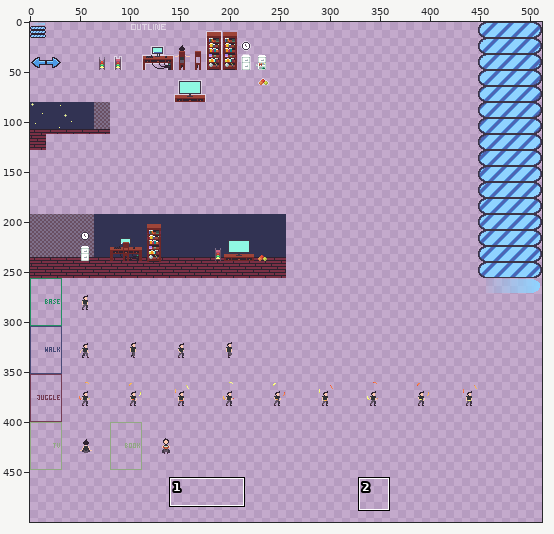
Two versions of one sprite sheet, res/textures/textures.png. Above: a wide view before the commit, with the close-up outlined.
Close-up. Before the commit:
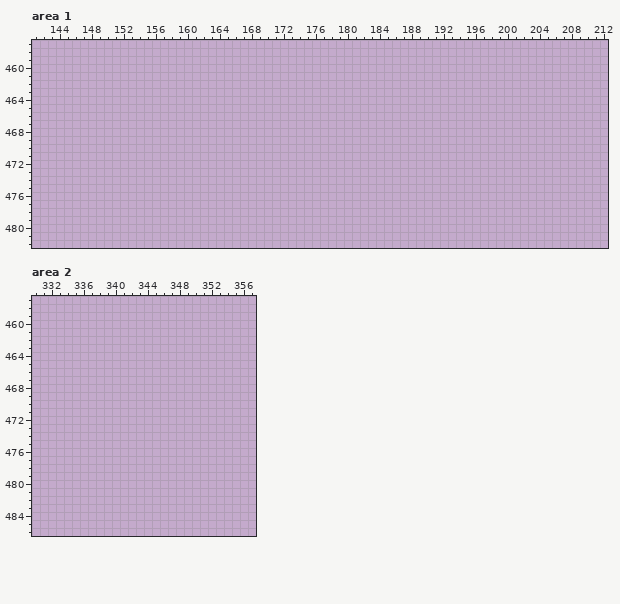
The file is 512x512 pixels. Pixels under 10% opacity are left out. Colours within 5 levels of each other are drawn and written as one. Shown: area 1: x 141..212, y 457..482; area 2: x 330..357, y 457..486. The wide view leaves out empty margins. The commit also changed other parts of the picture, which this record leaves out.
Once edited:
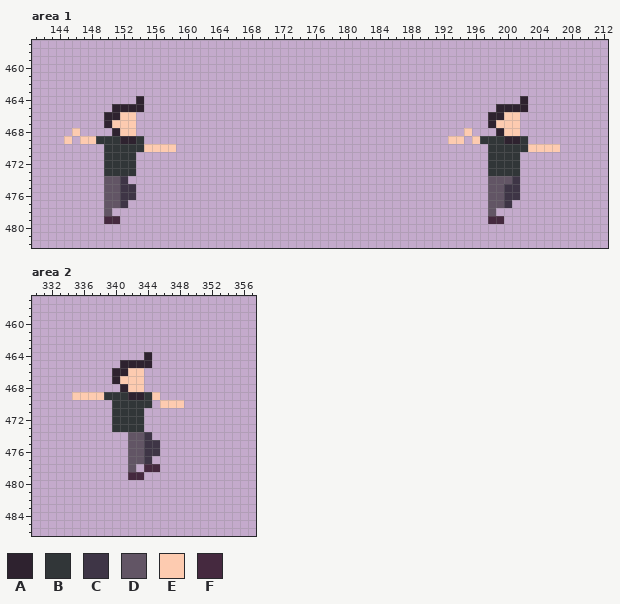
Palette (. is transparent): A #2e222f  B #313638  C #3e3546  D #625565  E #fdcbb0  F #45293f
Changes in this commit:
Area 1:
Colour A now appears in row 464 at x 154 and 202; in row 465 at x 151 to 154 and 199 to 202; in row 466 at x 150 to 151 and 198 to 199; in row 467 at x 150 and 198; in row 468 at x 151 and 199; in row 469 at x 152 to 153 and 200 to 201.
Colour B now appears in row 469 at x 149 to 151, 154, 197 to 199 and 202; in row 470 at x 150 to 154 and 198 to 202; in rows 471 to 473 at x 150 to 153 and 198 to 201.
Colour C now appears in row 474 at x 152 and 201; in rows 475 to 476 at x 152 to 153 and 200 to 201; in row 477 at x 152 and 200.
Colour D now appears in row 474 at x 150 to 151 and 198 to 200; in rows 475 to 477 at x 150 to 151 and 198 to 199; in row 478 at x 150 and 198.
Colour E now appears in row 466 at x 152 to 153 and 200 to 201; in row 467 at x 151 to 153 and 199 to 201; in row 468 at x 146, 152 to 153, 195 and 200 to 201; in row 469 at x 145, 147 to 148, 193 to 194 and 196; in row 470 at x 155 to 158 and 203 to 206.
Colour F now appears in row 479 at x 150 to 151 and 198 to 199.
Area 2:
Colour A now appears in row 464 at x 344; in row 465 at x 341 to 344; in row 466 at x 340 to 341; in row 467 at x 340; in row 468 at x 341; in row 469 at x 342 to 343.
Colour B now appears in row 469 at x 339 to 341 and 344; in row 470 at x 340 to 344; in rows 471 to 473 at x 340 to 343.
Colour C now appears in row 474 at x 344; in rows 475 to 476 at x 344 to 345; in row 477 at x 344.
Colour D now appears in rows 474 to 477 at x 342 to 343; in row 478 at x 342.
Colour E now appears in row 466 at x 342 to 343; in row 467 at x 341 to 343; in row 468 at x 342 to 343; in row 469 at x 335 to 338 and 345; in row 470 at x 346 to 348.
Colour F now appears in row 478 at x 344 to 345; in row 479 at x 342 to 343.
Changed places in both close-ups, as pixel boxes (x1, y1, x2, y2):
added: (64, 96, 176, 224)
added: (448, 96, 560, 224)
added: (72, 352, 184, 480)
